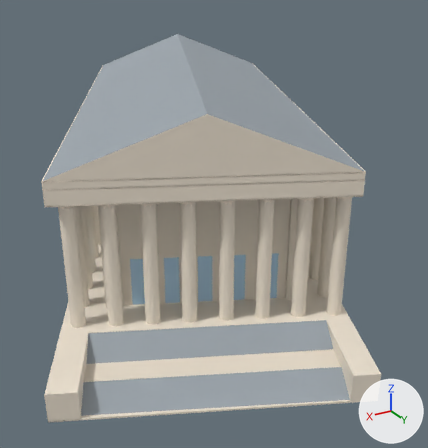
Renders of the glTF model collection/madeleine/low.glb from each side of a commit.
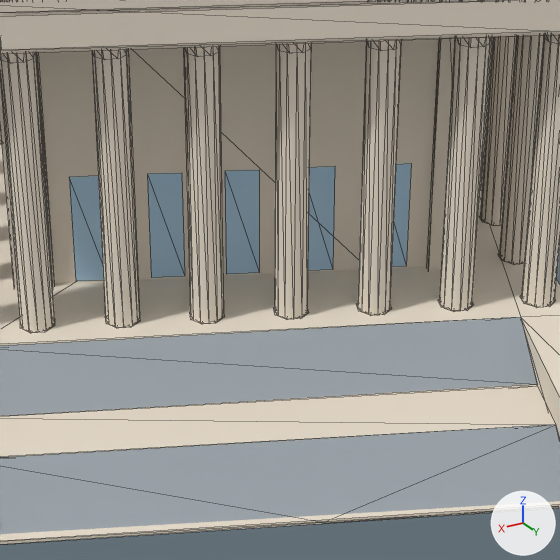
There are two pictures of each version: one whole from a camera (50 mm lens) standing at (59.9, 110.7, 53.2) and looking at (-1.3, 8.7, 2.2), one close up on the part from 23% to 80% of the width and 41% to 95% of the height. Lighting does not change. The marker at lower right points along +X, +Y and +Z. The first two pictures are the older version. The close-ups show mesh edges as thin lines.

Before the edit, the objects in view are built like this:
```python
mat_window = principled_material('window')
mat_window.base_color = (0.371, 0.552, 0.694)  # blue #a4c4d9
mat_window.roughness = 0.65
mat_window.emission_color = (0.0297, 0.0442, 0.0555)  # dark blue #303b43
mat_window.emission_strength = 1.0
me_cone = bpy.data.meshes.new('Cone')
me_cone.from_pydata(...)  # 1398 vertices, 2352 faces; spans x -41.9..41.5, y -55.8..55.1, z 4.4..27.9
me_cone.materials.append(mat_trim)  # pale yellow #fff0dd
me_supported_windows = bpy.data.meshes.new('Supported windows')
me_supported_windows.from_pydata(...)  # 60 vertices, 30 faces; spans x -26.7..29.1, y -33.2..44.4, z 4.5..12.5
me_supported_windows.materials.append(mat_window)  # blue #a4c4d9
me_way_1459282736_roof = bpy.data.meshes.new('way/1459282736 roof')
me_way_1459282736_roof.from_pydata(...)  # 28 vertices, 18 faces; spans x -44.4..43.6, y -65.7..65.6, z 0.0..36.2
me_way_1459282736_roof.materials.append(mat_roof)  # grey #9da6ad
ob_roof = bpy.data.objects.new('roof', me_way_1459282736_roof)
ob_roof.location = (0.0, 0.0, 0.0)
ob_trim = bpy.data.objects.new('trim', me_cone)
ob_trim.location = (0.0, 0.0, 0.0)
ob_window = bpy.data.objects.new('window', me_supported_windows)
ob_window.location = (0.0, 0.0, 0.0)
# also in view: 'stone' at (0.0, 0.0, 18.1)
```
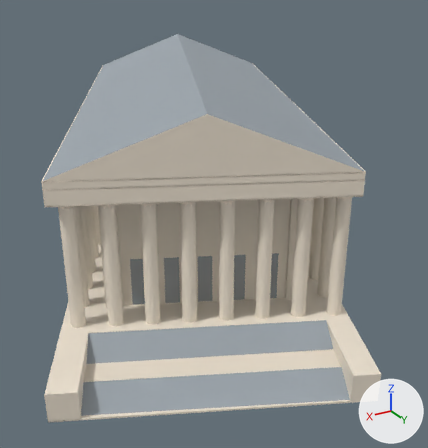
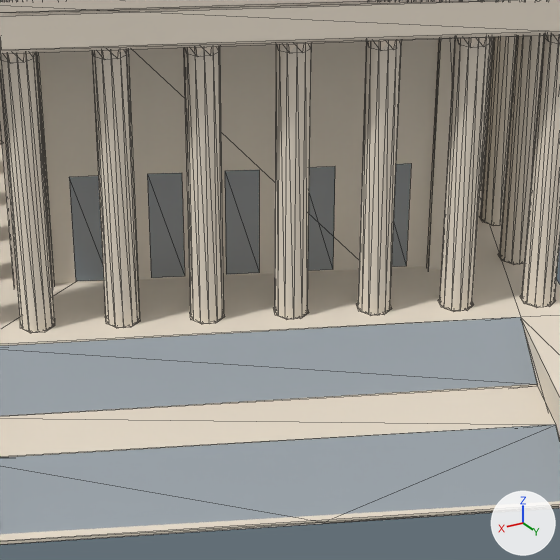
Boxes (x1, y1, x2, y2) around the edits, measured in the close-ups (560 x 560 px):
'window', recoloured (darker): (69, 163, 411, 281) in both

What changed in the scene script:
```text
Change mat_window:
    mat_window.base_color: (0.371, 0.552, 0.694) -> (0.127, 0.191, 0.254)  # blue #a4c4d9 -> blue #64798a
    mat_window.emission_color: (0.0297, 0.0442, 0.0555) -> (0.06, 0.0475, 0.0313)  # dark blue #303b43 -> brown #453e31
```
